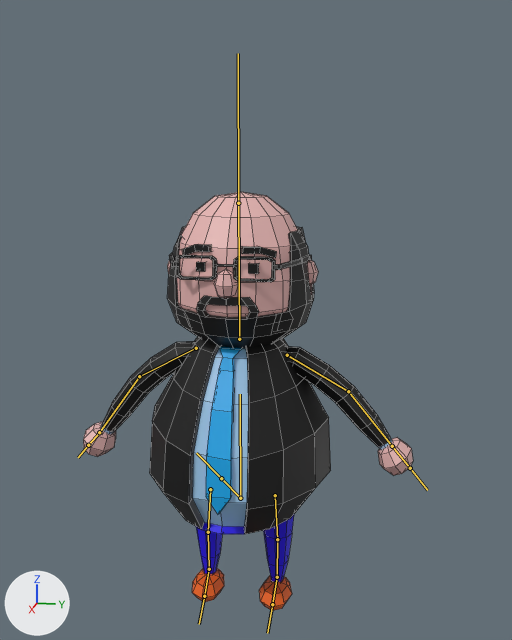
Before and after pictures for a commit that changed the FBX model EscapeTheVR/Assets/SkeletalMeshes/pirkl_laugh.fbx.
The view is the same before and after, from a 50 mm camera at (2.68, 0.6, 1.23) aimed at (-0.03, 0.06, 0.55). The lights are fixed; the arrows at lower left show +X, +Y and +Z. The bones that bend it are drawn over the model as lines. Mesh edges are drawn as thin lines.

Names of what the first picture shows: 'Pirkl'.
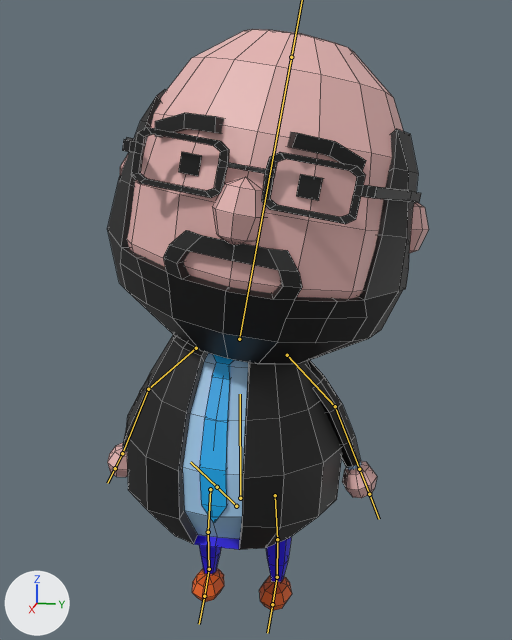
The newer file adds an action. The first version stands in its rest pose; the second is drawn at frame 27 of the action 'Armature|readhead'.

Boxes (x1, y1, x2, y2) around the edits, measured in the pictures (512 x 640 px):
'Pirkl', posed (39% taller): before (83, 192, 413, 611); after (107, 29, 429, 611)
bone 'kopf', root to tip: before (239, 339) to (238, 203); after (239, 339) to (291, 57)
bone 'Oberarm Left', root to tip: before (287, 355) to (348, 391); after (287, 355) to (335, 406)
bone 'Oberarm Right', root to tip: before (196, 348) to (139, 376); after (196, 348) to (148, 389)
bone 'bauchknochen', root to tip: before (240, 498) to (221, 478); after (236, 506) to (217, 487)

Diff of the bpy script that builds the scene:
```diff
--- a/EscapeTheVR/Assets/SkeletalMeshes/pirkl_laugh.fbx.py
+++ b/EscapeTheVR/Assets/SkeletalMeshes/pirkl_laugh.fbx.py
@@ bone_kopf @@
 bone_kopf = bpy.data.objects['Armature'].pose.bones['kopf']  # child of 'becken'
-bone_kopf.rotation_quaternion = (1.0, 0.0, 0.0, 0.0)  # degrees (0, 0, 0)
-bone_kopf.scale = (1.0, 1.0, 1.0)
+bone_kopf.rotation_quaternion = (0.996, -0.089, 0.001, 0.016)  # degrees (-10, 0, 2)
+bone_kopf.scale = (2.01, 2.01, 2.01)
@@ bone_oberarm_left @@
 bone_oberarm_left = bpy.data.objects['Armature'].pose.bones['Oberarm Left']  # child of 'becken'
-bone_oberarm_left.rotation_quaternion = (1.0, 0.0, 0.0, 0.0)  # degrees (0, 0, 0)
+bone_oberarm_left.rotation_quaternion = (0.988, -0.151, 0.0, 0.0)  # degrees (-17, 0, 0)
@@ bone_oberarm_right @@
 bone_oberarm_right = bpy.data.objects['Armature'].pose.bones['Oberarm Right']  # child of 'becken'
-bone_oberarm_right.rotation_quaternion = (1.0, 0.0, 0.0, 0.0)  # degrees (0, 0, 0)
+bone_oberarm_right.rotation_quaternion = (0.994, 0.113, 0.0, 0.0)  # degrees (13, 0, 0)
@@ bone_bauchknochen @@
 bone_bauchknochen = bpy.data.objects['Armature'].pose.bones['bauchknochen']
-bone_bauchknochen.location = (0.0, 0.0, 0.0)
+bone_bauchknochen.location = (0.0, 0.055, -0.043)
```
